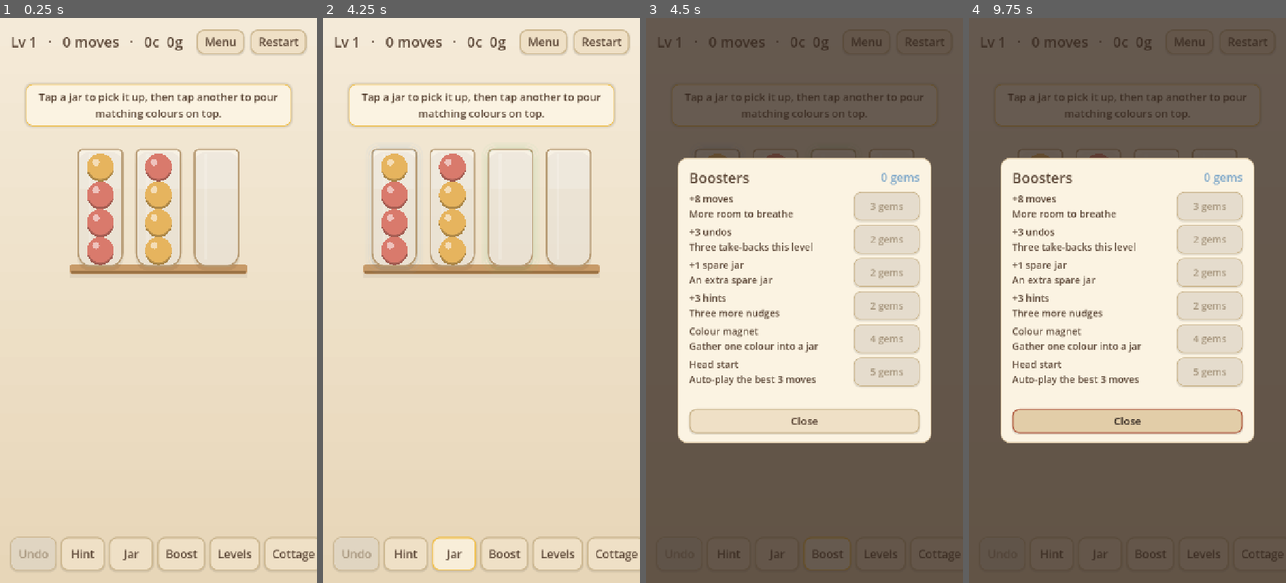
Above: before the commit, frames 1-4 (left to right).
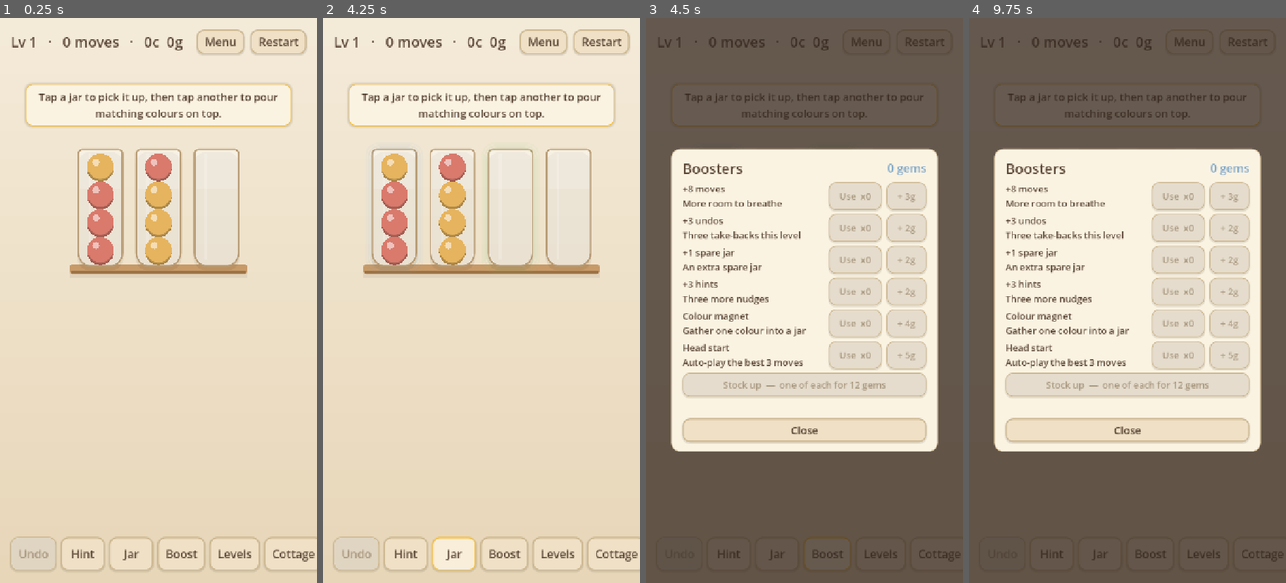
Above: after the commit, the same moments.

Repository: seantomaslynch-cell/cottage-sort
Game: Godot game, scene res://game/main.tscn
Two runs of this game, one before a commit and one after it. Both use one fixed random seed, a clock stepped at 60 frames per second and the inputs below. Sound files missing from this copy of the repository are replaced by a short silence.
Inputs (mouse positions are in pixels of both pictures, inside the frame that each line leads up to):
- Up to frame 1 (0.25 s): no input
- Up to frame 2 (4.25 s): click "Restart" at 0.5 s; click "Restart" at 1.25 s; click "Restart" at 2 s; click "Hint" at 2.75 s; click "Jar" at 3.5 s
- Up to frame 3 (4.5 s): click "Boost" at 4.25 s
- Up to frame 4 (9.75 s): click "Levels" at 5 s; click "Cottage" at 5.75 s; click "Menu" at 6.5 s; tap A every 0.75 s from 7.25 to 9.5 s; move the mouse to (1197, 272) at 7.27 s; hold D 7.28-8.03 s; tap M at 7.35 s; click (1197, 272) at 7.42 s; move the mouse to (1064, 328) at 8.02 s; hold S 8.03-8.78 s; tap C at 8.1 s; move the mouse to (1159, 176) at 8.77 s; hold D from 8.78 s (still down); tap R at 8.85 s; move the mouse to (1111, 413) at 9.52 s; tap N at 9.6 s; click (1111, 413) at 9.67 s

Frames 1-2 are identical in both runs. In frame 3, 16% of the frame differs, in the area x 7-93%, y 23-77%; in frame 4, 17%.

Commit message:
M17: booster inventory + bundles
- Boosters are now owned as counts (SaveData.boosters). The Boost popup
  shows "Use xN" per booster plus "+ Ng" to buy one, and a "Stock up"
  button (one of each for 12 gems, vs 18 singly).
- IAP: booster_bundle ($3.99 -> 4 of each), kind "boosters".
- The weekly chest and the ad-streak chest now also grant a random booster.
- Tests: inventory add/use/clamp checks in test_booster.gd.

Co-Authored-By: Claude Sonnet 5 <noreply@anthropic.com>

Diff:
--- a/game/booster_panel.gd
+++ b/game/booster_panel.gd
@@ -1,14 +1,19 @@
 extends CanvasLayer
 class_name BoosterPanel
-## Quick in-level popup: the six boosters, bought-and-used instantly for gems.
+## In-level popup: your booster inventory. Use what you own, or buy more with
+## gems (singly or a "stock up" pack). Bundles are also sold via IAP in the Shop.
 
 signal use_pressed(id: String)
+signal buy_pressed(id: String)
+signal stock_pressed
 signal closed
 
 var economy: Economy = null
 
 var _gems_lbl: Label
-var _rows: Dictionary = {}   # id -> Button
+var _use_btns: Dictionary = {}   # id -> Button
+var _buy_btns: Dictionary = {}   # id -> Button
+var _stock_btn: Button
 var _note_lbl: Label
 
 func _ready() -> void:
@@ -41,7 +46,7 @@
 	center.add_child(card)
 
 	var box := VBoxContainer.new()
-	box.add_theme_constant_override("separation", 10)
+	box.add_theme_constant_override("separation", 9)
 	card.add_child(box)
 
 	var head := HBoxContainer.new()
@@ -56,19 +61,32 @@
 
 	for id in Boosters.LIST:
 		var row := HBoxContainer.new()
-		row.add_theme_constant_override("separation", 14)
+		row.add_theme_constant_override("separation", 12)
 
-		var txt := _label("%s\n%s" % [Boosters.NAME[id], Boosters.DESC[id]], 22)
-		txt.custom_minimum_size = Vector2(360, 0)
+		var txt := _label("%s\n%s" % [Boosters.NAME[id], Boosters.DESC[id]], 21)
+		txt.custom_minimum_size = Vector2(320, 0)
+		txt.size_flags_horizontal = Control.SIZE_EXPAND_FILL
 		row.add_child(txt)
 
-		var btn := _button("%d gems" % Boosters.COST[id], 22)
-		btn.custom_minimum_size = Vector2(150, 58)
 		var bid: String = id
-		btn.pressed.connect(func() -> void: use_pressed.emit(bid))
-		_rows[id] = btn
-		row.add_child(btn)
+		var use := _button("Use", 21)
+		use.custom_minimum_size = Vector2(120, 56)
+		use.pressed.connect(func() -> void: use_pressed.emit(bid))
+		_use_btns[id] = use
+		row.add_child(use)
+
+		var buy := _button("+ %dg" % Boosters.COST[id], 21)
+		buy.custom_minimum_size = Vector2(90, 56)
+		buy.pressed.connect(func() -> void: buy_pressed.emit(bid))
+		_buy_btns[id] = buy
+		row.add_child(buy)
+
 		box.add_child(row)
+
+	_stock_btn = _button("Stock up  —  one of each for %d gems" % Boosters.STOCK_ALL_COST, 21)
+	_stock_btn.custom_minimum_size = Vector2(0, 54)
+	_stock_btn.pressed.connect(func() -> void: stock_pressed.emit())
+	box.add_child(_stock_btn)
 
 	_note_lbl = _label("", 22)
 	_note_lbl.add_theme_color_override("font_color", Palette.ACCENT_WARM)
@@ -77,7 +95,7 @@
 	box.add_child(_note_lbl)
 
 	var close := _button("Close", 24)
-	close.custom_minimum_size = Vector2(0, 56)
+	close.custom_minimum_size = Vector2(0, 54)
 	close.pressed.connect(func() -> void: closed.emit())
 	box.add_child(close)
 
@@ -94,7 +112,11 @@
 	var g := economy.gems()
 	_gems_lbl.text = "%d gems" % g
 	for id in Boosters.LIST:
-		_rows[id].disabled = g < int(Boosters.COST[id])
+		var n := economy.booster_count(id)
+		_use_btns[id].text = "Use  x%d" % n
+		_use_btns[id].disabled = n <= 0
+		_buy_btns[id].disabled = g < int(Boosters.COST[id])
+	_stock_btn.disabled = g < Boosters.STOCK_ALL_COST
 
 func note(text: String) -> void:
 	_note_lbl.text = text
--- a/game/boosters.gd
+++ b/game/boosters.gd
@@ -23,7 +23,7 @@
 	"headstart": "Auto-play the best 3 moves",
 }
 
-const COST := {   # gems
+const COST := {   # gems, to buy one for the inventory
 	"moves8": 3,
 	"undos3": 2,
 	"jar1": 2,
@@ -31,3 +31,5 @@
 	"magnet": 4,
 	"headstart": 5,
 }
+
+const STOCK_ALL_COST := 12   # one of each (vs 18 singly)
--- a/game/economy.gd
+++ b/game/economy.gd
@@ -56,6 +56,24 @@
 	SaveData.save_now()
 	changed.emit()
 	return amt
+
+# --- booster inventory -------------------------------------------------------
+
+func booster_count(id: String) -> int:
+	return int((SaveData.data.get("boosters", {}) as Dictionary).get(id, 0))
+
+func add_booster(id: String, n: int) -> void:
+	var b: Dictionary = SaveData.data.get("boosters", {})
+	b[id] = maxi(0, int(b.get(id, 0)) + n)
+	SaveData.data["boosters"] = b
+	SaveData.save_now()
+	changed.emit()
+
+func use_booster(id: String) -> bool:
+	if booster_count(id) <= 0:
+		return false
+	add_booster(id, -1)
+	return true
 
 func add_coins(n: int) -> void:
 	if n == 0:
--- a/game/iap.gd
+++ b/game/iap.gd
@@ -13,6 +13,8 @@
 		"gems": 120, "coins": 800, "remove_ads": true},
 	{"id": "struggle_pack", "name": "Struggle pack", "price": "$0.99", "kind": "struggle",
 		"gems": 40, "coins": 300, "moves": 8},
+	{"id": "booster_bundle", "name": "Booster bundle (4 of each)", "price": "$3.99",
+		"kind": "boosters", "each": 4},
 	{"id": "piggy_crack",   "name": "Crack the piggy bank",   "price": "$4.99", "kind": "piggy"},
 	{"id": "remove_ads",   "name": "Remove interstitial ads", "price": "$2.99", "kind": "entitlement"},
 	{"id": "gems_small",   "name": "Handful of gems (80)",    "price": "$1.99", "kind": "gems",  "amount": 80},
--- a/game/main.gd
+++ b/game/main.gd
@@ -183,6 +183,22 @@
 
 	_booster.closed.connect(func() -> void: _booster.visible = false)
 	_booster.use_pressed.connect(_on_use_booster)
+	_booster.buy_pressed.connect(func(id: String) -> void:
+		var cost: int = Boosters.COST.get(id, 0)
+		if _economy.spend_gems(cost):
+			_economy.add_booster(id, 1)
+			_economy.piggy_add(1 + cost / 2)
+			_booster.refresh()
+		else:
+			_booster.note("Not enough gems"))
+	_booster.stock_pressed.connect(func() -> void:
+		if _economy.spend_gems(Boosters.STOCK_ALL_COST):
+			for bid in Boosters.LIST:
+				_economy.add_booster(bid, 1)
+			_economy.piggy_add(6)
+			_booster.refresh()
+		else:
+			_booster.note("Not enough gems"))
 
 	_settings.closed.connect(func() -> void: _settings.visible = false)
 	_settings.restore_pressed.connect(func() -> void:
@@ -211,8 +227,9 @@
 		_economy.add_coins(amount)
 		_economy.add_gems(1)
 		_economy.piggy_add(3)
-		_daily_panel.flash("Ad-streak chest!  +%d  +1 gem" % amount)
-		_hud.flash("Ad-streak chest!  +%d coins, +1 gem" % amount))
+		_economy.add_booster(Boosters.LIST[randi() % Boosters.LIST.size()], 1)
+		_daily_panel.flash("Ad-streak chest!  +%d  +1 gem  +1 booster" % amount)
+		_hud.flash("Ad-streak chest!  +%d coins, +1 gem, +1 booster" % amount))
 	_ads.rewarded_finished.connect(func(granted: bool) -> void:
 		if granted:
 			_daily.note_ad_watched()
@@ -298,9 +315,9 @@
 	return int(SaveData.data.get("struggle_bought_day", -1)) != _daily.today()
 
 func _on_use_booster(id: String) -> void:
-	var cost: int = Boosters.COST.get(id, 0)
-	if not _economy.spend_gems(cost):
-		_booster.note("Not enough gems")
+	if not _economy.use_booster(id):
+		_booster.note("None left — buy one below")
+		_booster.refresh()
 		return
 	match id:
 		"moves8":
@@ -316,8 +333,7 @@
 			_board.magnet()
 		"headstart":
 			_board.autoplay(3)
-	_economy.piggy_add(1 + cost / 2)   # using boosters feeds the piggy bank
-	_analytics.log_event("booster", {"id": id, "cost": cost})
+	_analytics.log_event("booster_used", {"id": id})
 	_booster.visible = false
 	_hud.flash("%s" % Boosters.NAME.get(id, id))
 	_refresh_buttons()
@@ -326,7 +342,8 @@
 	var amt := _daily.claim_week()
 	if amt > 0:
 		_economy.add_coins(amt)
-		_daily_panel.flash("Weekly chest!  +%d" % amt)
+		_economy.add_booster(Boosters.LIST[randi() % Boosters.LIST.size()], 1)
+		_daily_panel.flash("Weekly chest!  +%d coins  +1 booster" % amt)
 		_daily_panel.refresh()
 		_analytics.log_event("week_chest", {"amount": amt})
 
@@ -471,6 +488,11 @@
 			SaveData.save_now()
 			_hud.flash("Struggle pack — +%d gems, +%d coins" % [int(p.get("gems", 0)), int(p.get("coins", 0))])
 			msg = ""
+		"boosters":
+			for bid in Boosters.LIST:
+				_economy.add_booster(bid, int(p.get("each", 0)))
+			_booster.refresh()
+			msg = "Booster bundle — %d of each" % int(p.get("each", 0))
 	_ads.remove_ads = _iap.has_remove_ads()
 	_shop.refresh()
 	if msg != "":
--- a/game/save.gd
+++ b/game/save.gd
@@ -18,6 +18,7 @@
 	"starter_bought": false,
 	"starter_shown_once": false,
 	"struggle_bought_day": -1, # day the struggle pack was last bought (once/day cap)
+	"boosters": {},    # booster id -> owned count
 	"upgrades": {},    # cottage slot id -> owned tier (0 = none)
 	"decor": [],       # owned decor ids (incl. "sundry_N")
 	"decor_sets_done": [],  # authored decor sets already bonused
--- a/tools/test_booster.gd
+++ b/tools/test_booster.gd
@@ -29,6 +29,18 @@
 	_ok(e.spend_gems(3) and e.gems() == 7, "spend_gems deducts")
 	_ok(not e.spend_gems(100) and e.gems() == 7, "spend_gems refuses when short")
 	e.free()
+
+	print("inventory:")
+	SaveData.data["boosters"] = {}
+	var inv: Economy = EconomyS.new()
+	_ok(inv.booster_count("magnet") == 0, "starts empty")
+	inv.add_booster("magnet", 3)
+	_ok(inv.booster_count("magnet") == 3, "add_booster")
+	_ok(inv.use_booster("magnet") and inv.booster_count("magnet") == 2, "use_booster decrements")
+	inv.add_booster("magnet", -5)
+	_ok(inv.booster_count("magnet") == 0, "count clamps at 0")
+	_ok(not inv.use_booster("magnet"), "use_booster fails when empty")
+	inv.free()
 
 	print("booster data:")
 	_ok(Boosters.LIST.size() >= 6, "at least 6 boosters")
